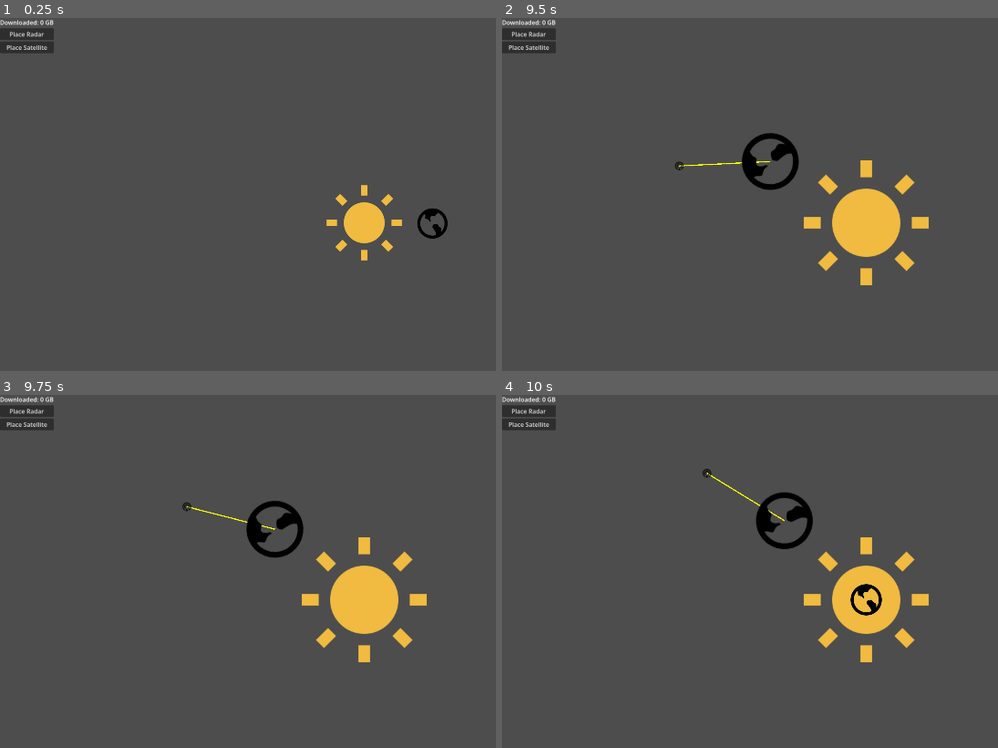
Above: before the commit, frames 1-4 (two rows, left to right).
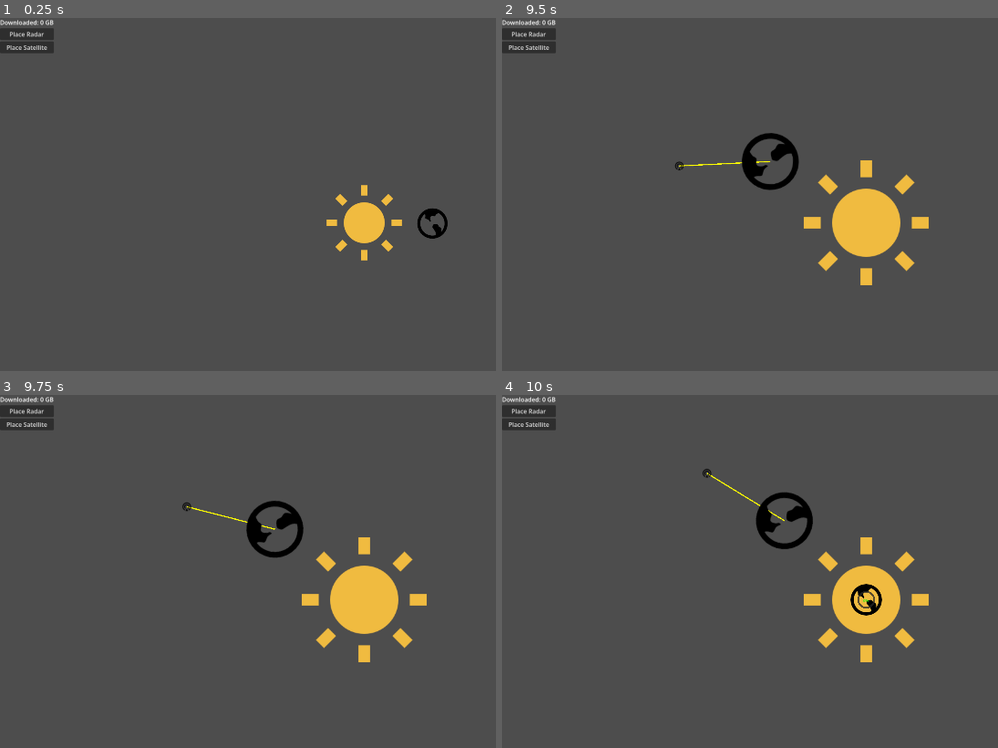
Above: after the commit, the same moments.

Repository: Steven-MP/ld59
Game: Godot game, scene res://scenes/main.tscn
The game is run twice, just before and just after one commit, with the same random seed, the same clock (stepped at 60 frames per second) and the same inputs.
Inputs (mouse positions are in pixels of both pictures, inside the frame that each line leads up to):
- Up to frame 1 (0.25 s): no input
- Up to frame 2 (9.5 s): click "Place Radar" at 0.5 s; click "Place Satellite" at 1.25 s; click "Place Radar" at 2 s; click "Place Satellite" at 2.75 s; click "Place Radar" at 3.5 s; click "Place Satellite" at 4.25 s; tap Enter at 5 s; move the mouse to (outside the picture) at 5.02 s; click (outside the picture) at 5.17 s; move the mouse to (720, 243) at 5.77 s; click (720, 243) at 5.92 s; move the mouse to (938, 130) at 6.52 s; click (938, 130) at 6.67 s; move the mouse to (829, 303) at 7.27 s; click (829, 303) at 7.42 s; move the mouse to (outside the picture) at 8.02 s; click (outside the picture) at 8.17 s; move the mouse to (645, 162) at 8.77 s; click (645, 162) at 8.92 s
- Up to frame 3 (9.75 s): move the mouse to (401, 599) at 9.52 s; click (401, 599) at 9.67 s
- Up to frame 4 (10 s): no input

Frames 1-3 are identical in both runs. In frame 4, less than 0.1% of the frame differs, in the area x 71-76%, y 55-61%.

Commit message:
Game over state

Diff:
--- a/scenes/ui.tscn
+++ b/scenes/ui.tscn
@@ -21,5 +21,32 @@
 layout_mode = 2
 text = "Place Satellite"
 
+[node name="GameOverScreen" type="ColorRect" parent="." unique_id=887341200]
+anchor_right = 1.0
+anchor_bottom = 1.0
+color = Color(0, 0, 0, 0.7)
+visible = false
+
+[node name="VBox" type="VBoxContainer" parent="GameOverScreen" unique_id=112938401]
+anchor_left = 0.5
+anchor_top = 0.5
+anchor_right = 0.5
+anchor_bottom = 0.5
+offset_left = -100.0
+offset_top = -40.0
+offset_right = 100.0
+offset_bottom = 40.0
+alignment = 1
+
+[node name="Title" type="Label" parent="GameOverScreen/VBox" unique_id=223847100]
+layout_mode = 2
+text = "GAME OVER"
+horizontal_alignment = 1
+
+[node name="FinalScore" type="Label" parent="GameOverScreen/VBox" unique_id=334756200]
+layout_mode = 2
+text = ""
+horizontal_alignment = 1
+
 [connection signal="pressed" from="VBoxContainer/Button (Place Radar)" to="." method="_on_place_radar_pressed"]
 [connection signal="pressed" from="VBoxContainer/Button (Place Satellite)" to="." method="_on_place_satellite_pressed"]
--- /dev/null
+++ b/scripts/DataIndicator.gd
@@ -0,0 +1,69 @@
+extends Node2D
+
+var source: Node2D
+
+func _ready():
+	top_level = true
+
+func _process(_delta):
+	if source == null:
+		queue_free()
+		return
+
+	if not _is_data_source():
+		return
+
+	var pct = source.stored_data / source.max_storage
+	if pct >= 1.0:
+		GameState.game_over = true
+
+	var offset_y = -25.0
+	if "radius" in source:
+		offset_y = -(source.radius + 25.0)
+
+	global_position = source.global_position + Vector2(0, offset_y)
+	queue_redraw()
+
+func _is_data_source() -> bool:
+	if not ("stored_data" in source and "max_storage" in source):
+		return false
+	if source.get("name") == "Earth":
+		return false
+	if "planet" in source and source.planet != null and source.planet.name == "Earth":
+		return false
+	return true
+
+func _draw():
+	if source == null or not _is_data_source():
+		return
+
+	var pct = clamp(source.stored_data / source.max_storage, 0.0, 1.0)
+
+	var arc_color: Color
+	if pct < 0.75:
+		arc_color = Color.GREEN
+	elif pct < 0.90:
+		arc_color = Color.YELLOW
+	else:
+		arc_color = Color.RED
+
+	var arc_r = 14.0
+	var arc_width = 3.0
+	var point_count = 48
+
+	# Background ring
+	draw_arc(Vector2.ZERO, arc_r, 0, TAU, point_count, Color(0.15, 0.15, 0.15, 0.75), arc_width)
+
+	# Progress arc: starts at top (-PI/2), fills clockwise
+	if pct > 0.0:
+		draw_arc(Vector2.ZERO, arc_r, -PI / 2.0, -PI / 2.0 + TAU * pct,
+				max(3, int(point_count * pct)), arc_color, arc_width)
+
+	# Percentage text centred inside the ring
+	var font = ThemeDB.fallback_font
+	var font_size = 7
+	var text = "%d%%" % int(pct * 100)
+	var text_width = font.get_string_size(text, HORIZONTAL_ALIGNMENT_LEFT, -1, font_size).x
+	var ascent = font.get_ascent(font_size)
+	draw_string(font, Vector2(-text_width / 2.0, ascent / 2.0),
+			text, HORIZONTAL_ALIGNMENT_LEFT, -1, font_size, arc_color)
--- a/scripts/UI.gd
+++ b/scripts/UI.gd
@@ -2,9 +2,16 @@
 
 @onready var object_manager = $"../ObjectManager"
 @onready var score_label = $VBoxContainer/ScoreLabel
+@onready var game_over_screen = $GameOverScreen
+@onready var final_score_label = $GameOverScreen/VBox/FinalScore
 
-func _process(delta):
+func _process(_delta):
 	score_label.text = "Downloaded: %.0f GB" % GameState.score
+
+	if GameState.game_over and not game_over_screen.visible:
+		game_over_screen.visible = true
+		final_score_label.text = "Final Score: %.0f GB" % GameState.score
+		get_tree().paused = true
 
 func _on_place_radar_pressed():
 	object_manager.start_placement(object_manager.PlacementType.RADAR)
--- a/scripts/orbit_objects/Planet.gd
+++ b/scripts/orbit_objects/Planet.gd
@@ -27,3 +27,10 @@
 	if name == "Earth":
 		add_to_group("earth")
 		add_to_group("connectable")
+	else:
+		_add_indicator()
+
+func _add_indicator():
+	var indicator = load("res://scripts/DataIndicator.gd").new()
+	indicator.source = self
+	add_child(indicator)
--- a/scripts/orbit_objects/Satellite.gd
+++ b/scripts/orbit_objects/Satellite.gd
@@ -37,3 +37,6 @@
 
 func _ready():
 	add_to_group("connectable")
+	var indicator = load("res://scripts/DataIndicator.gd").new()
+	indicator.source = self
+	add_child(indicator)
--- a/scripts/structures/radar.gd
+++ b/scripts/structures/radar.gd
@@ -34,3 +34,6 @@
 
 func _ready():
 	add_to_group("connectable")
+	var indicator = load("res://scripts/DataIndicator.gd").new()
+	indicator.source = self
+	add_child(indicator)
Not shown, added: scripts/DataIndicator.gd.uid
